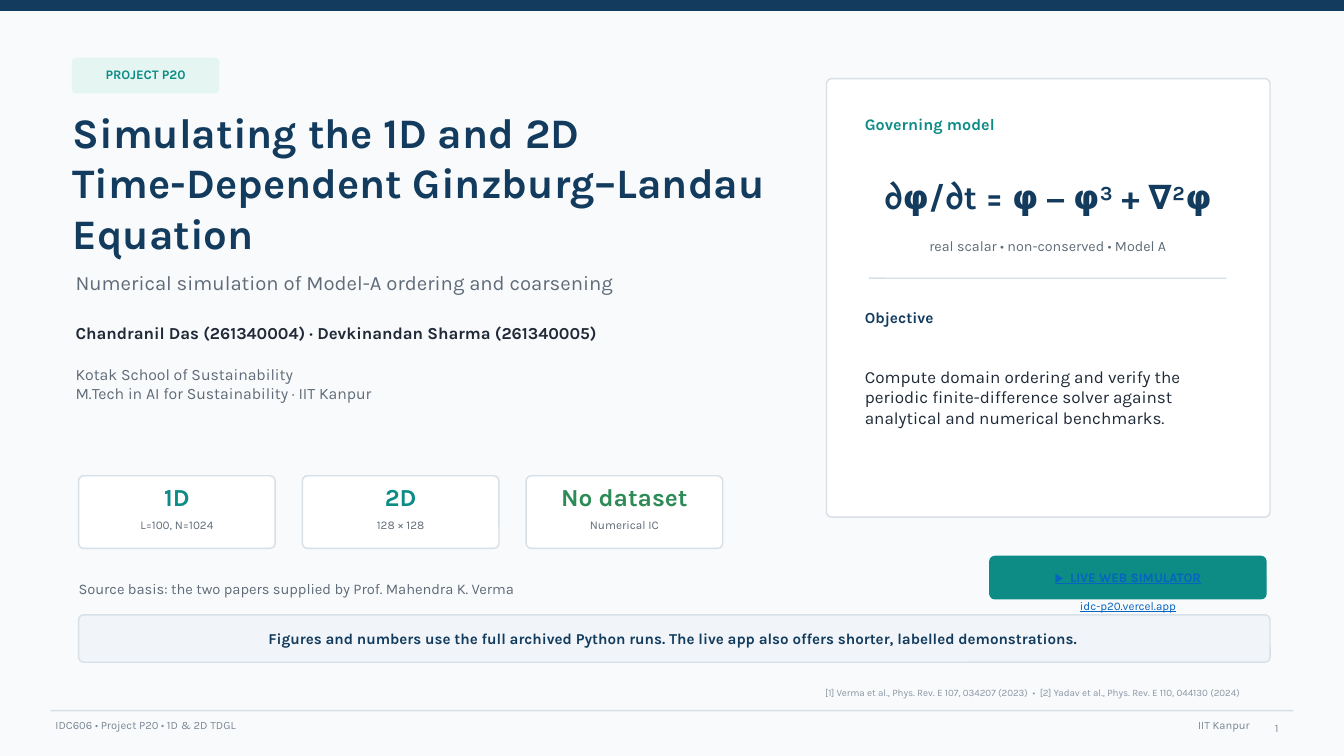
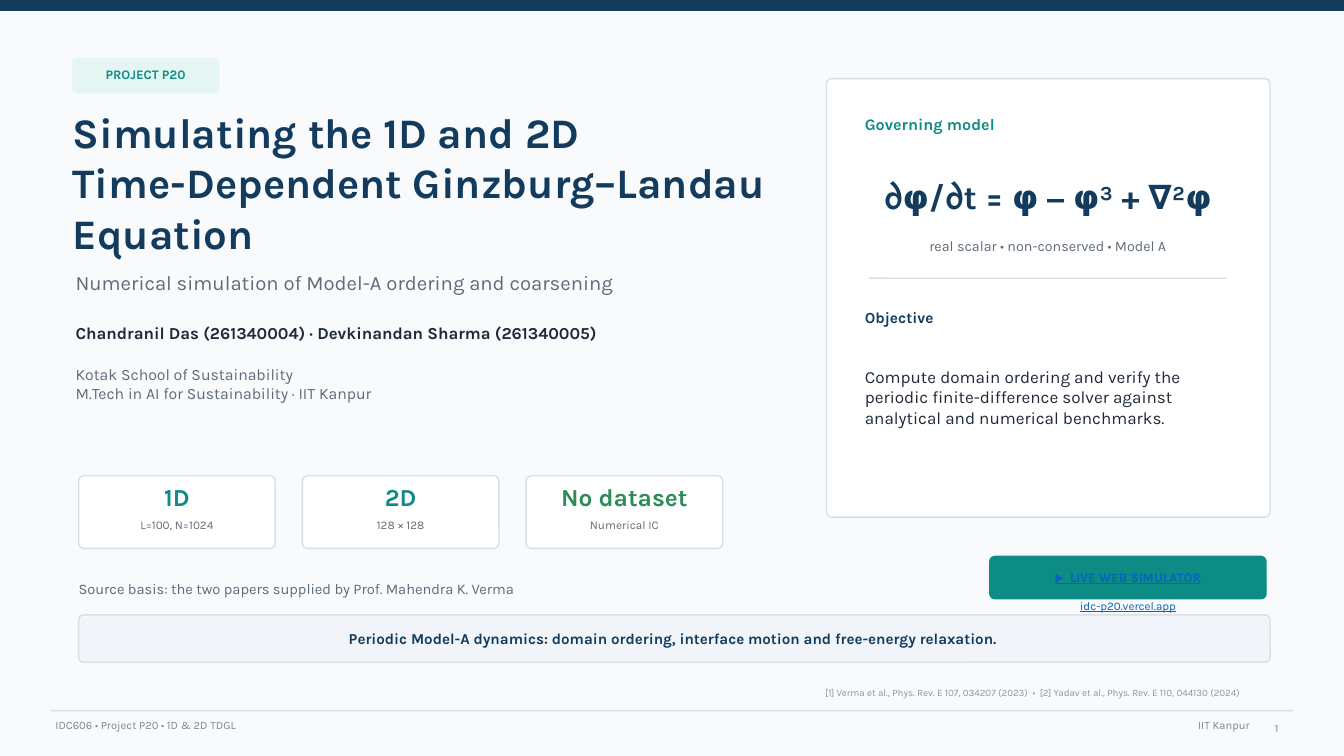
Before and after one commit to ChandranilDas/IDC_P20, a slide deck: slide 1 of presentation/P20_Final.pptx. Drawn at 1344x756 pixels with LibreOffice and Linux fonts; fonts in the diff are those of the drawing. Boxes give left, top, right and bottom in pixels: in the first picture for what was removed or moved away, otherwise in the second. Text is boxed around its words. In the diff, an @@ line names an element or a change of style, - is before the commit and + after.

```diff
--- a/presentation/P20_Final.pptx
+++ b/presentation/P20_Final.pptx
@@ text at (349,633,997,648): text changed @@
-Figures and numbers use the full archived Python runs. The live app also offers shorter, labelled demonstrations.
+Periodic Model-A dynamics: domain ordering, interface motion and free-energy relaxation.
```
Also in this commit, not shown: 2 other slides changed, 58 other files.
